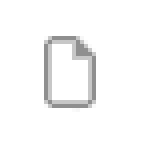
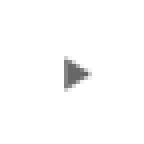
Layer changes from the first w=144, h=144 image to the second:
added layer "Layer 5" above "Layer 4" over bbox(64, 56, 92, 92)
hid "Layer 4" over bbox(44, 36, 96, 112)
